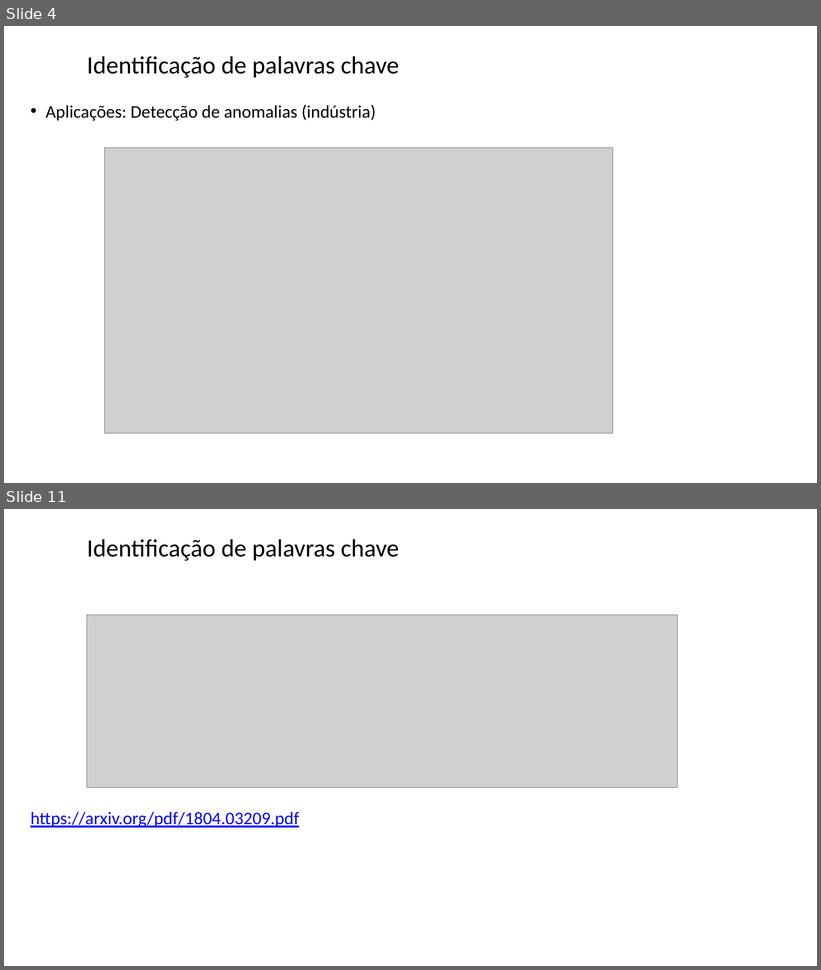
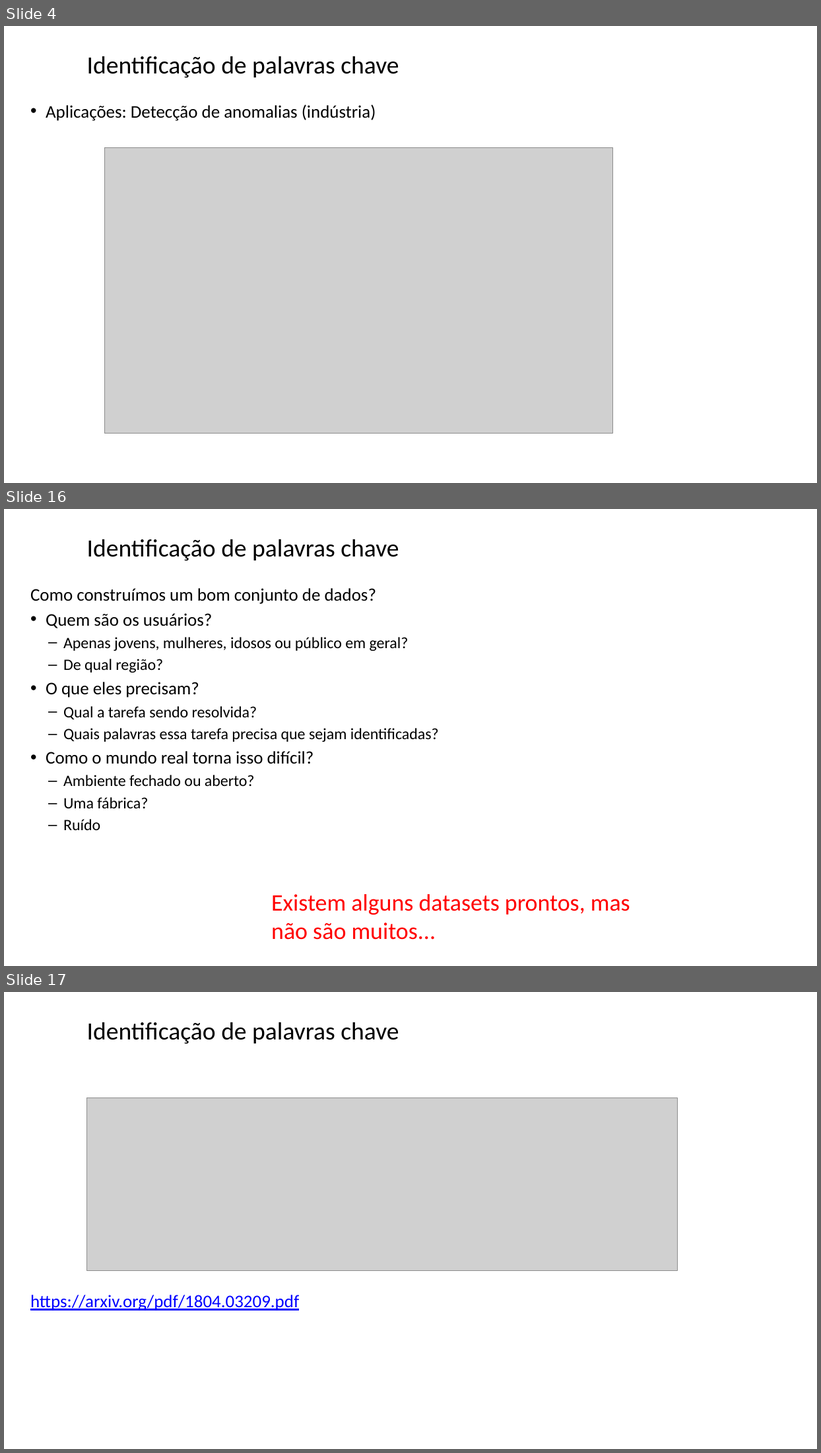
Before and after one commit to zz4fap/tp557-iot-ml, a slide deck: slides/TP557_17_identificação_palavras_chave.pptx. Shown one above the other, each under a label of ours: slides 4 and 11 before the commit, slides 4, 16 and 17 after it; the slides between them are not shown. The pictures are 821x970 and 821x1453 pixels, drawn with LibreOffice and Linux fonts; fonts in the diff are those of the drawing; grey boxes stand for pictures; background and template pictures are left out. Boxes give left, top, right and bottom in pixels: in the first picture for what was removed or moved away, otherwise in the second. Text is boxed around its words. In the diff, an @@ line names an element or a change of style, - is before the commit and + after.

```diff
--- a/slides/TP557_17_identificação_palavras_chave.pptx
+++ b/slides/TP557_17_identificação_palavras_chave.pptx
@@ slide 16 added at [4,509,817,966], background #FFFFFF @@
@@ title added at [87,539,399,561], 29.3 pt, text #000000 @@
+Identificação de palavras chave
@@ text added at [30,588,439,830], 18.7 pt, text #000000 @@
+Como construímos um bom conjunto de dados?
+• Quem são os usuários?
+  – Apenas jovens, mulheres, idosos ou público em geral?
+  – De qual região?
+• O que eles precisam?
+  – Qual a tarefa sendo resolvida?
+  – Quais palavras essa tarefa precisa que sejam identificadas?
+• Como o mundo real torna isso difícil?
+  – Ambiente fechado ou aberto?
+  – Uma fábrica?
+  – Ruído
@@ text added at [271,894,630,940], 28 pt, text #FF0000 @@
+Existem alguns datasets prontos, mas não são muitos...
@@ what was slide 11 is now slide 17 @@
```
Also in this commit, not shown: 7 slides changed, 5 other slides added.
